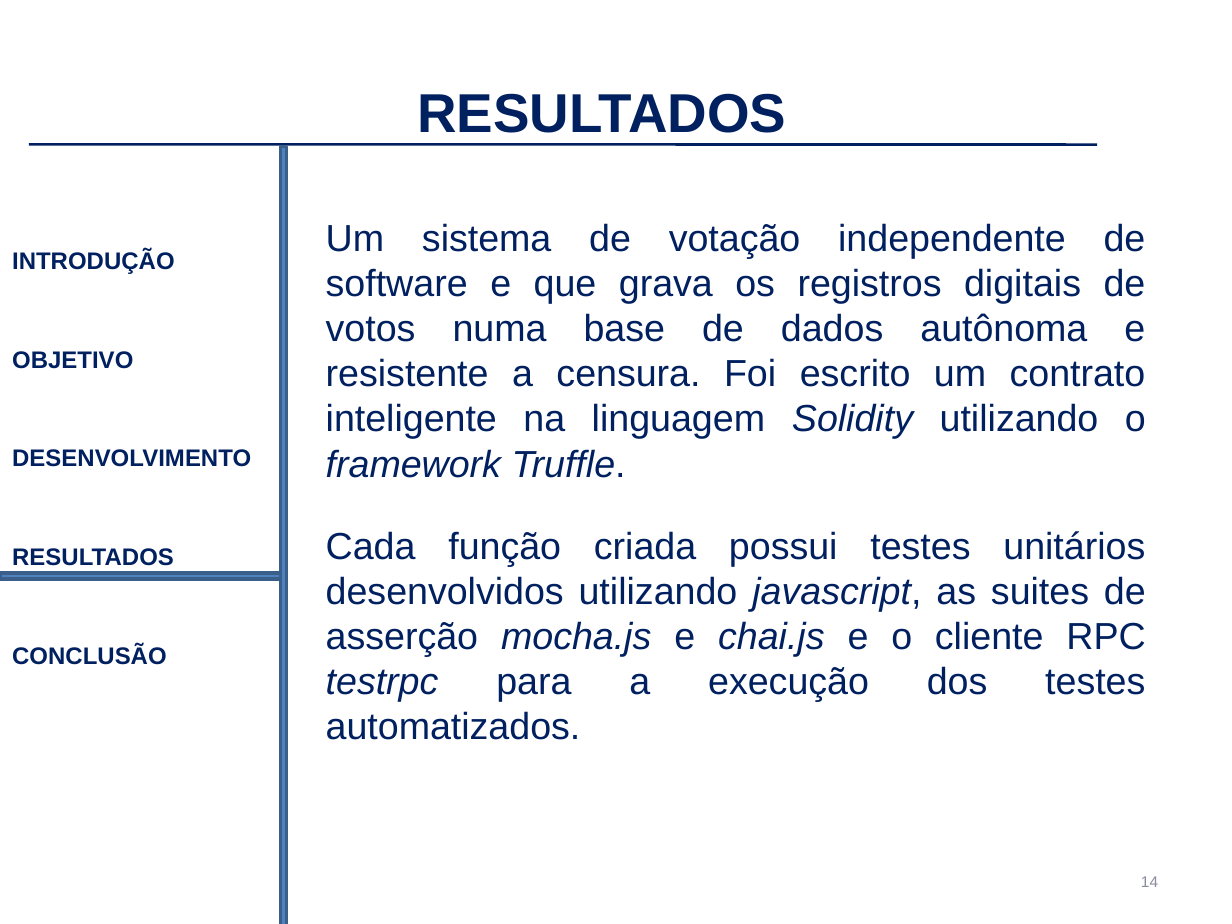
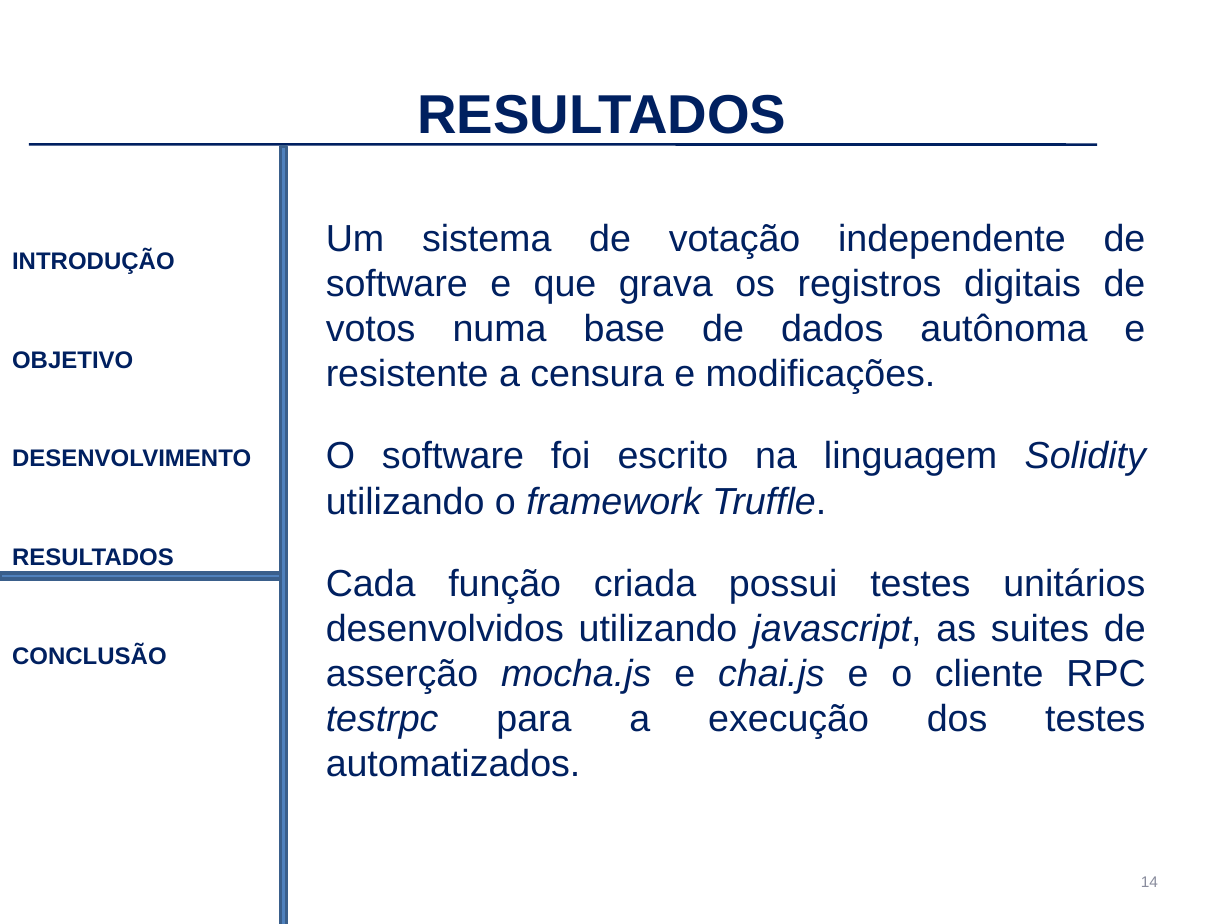
Before and after one commit to eccentricexit/ethervoltz-paper, a slide deck: slide 14 of etep/apresentação-tcc.pptx. Drawn at 1232x924 pixels with LibreOffice and Linux fonts; fonts in the diff are those of the drawing; background and template pictures are left out. Boxes give left, top, right and bottom in pixels: in the first picture for what was removed or moved away, otherwise in the second. Text is boxed around its words. In the diff, an @@ line names an element or a change of style, - is before the commit and + after.

```diff
--- a/etep/apresentação-tcc.pptx
+++ b/etep/apresentação-tcc.pptx
@@ text at box(326, 223, 1146, 515): text changed @@
-Um sistema de votação independente de software e que grava os registros digitais de votos numa base de dados autônoma e resistente a censura. Foi escrito um contrato inteligente na linguagem Solidity utilizando o framework Truffle.
+Um sistema de votação independente de software e que grava os registros digitais de votos numa base de dados autônoma e resistente a censura e modificações.
+O software foi escrito na linguagem Solidity utilizando o framework Truffle.
```
Also in this commit, not shown: 4 other slides changed, 15 other files.
